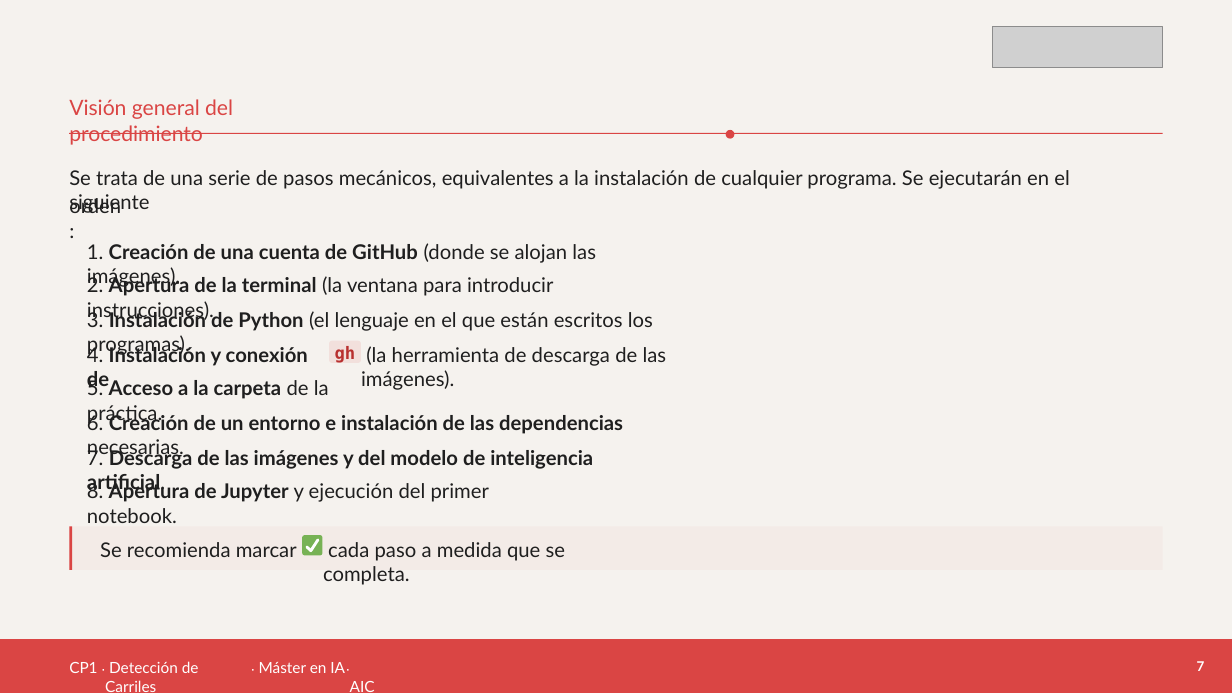
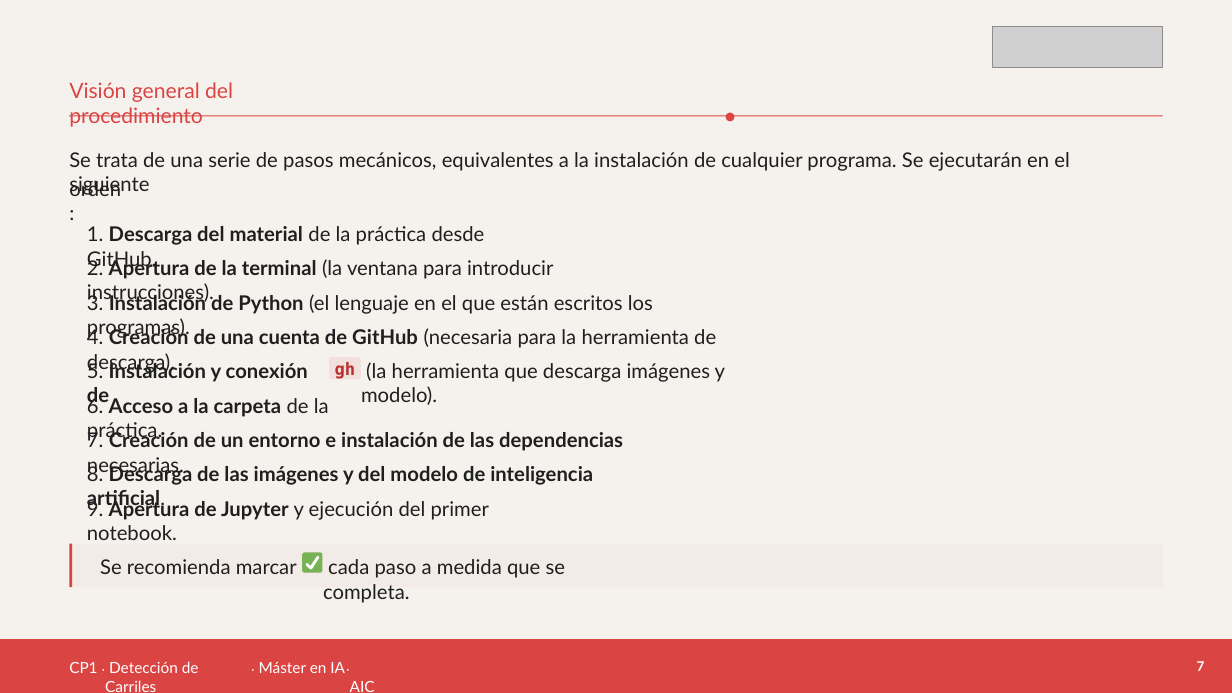
Before and after one commit to codx-digital/master-ia-practicas, a slide deck: slide 7 of CP1-carriles/rendered/CP1-dosier-alumno.pptx. Drawn at 1232x693 pixels with LibreOffice and Linux fonts; fonts in the diff are those of the drawing; grey boxes stand for pictures. Boxes give left, top, right and bottom in pixels: in the first picture for what was removed or moved away, otherwise in the second. Text is boxed around its words. In the diff, an @@ line names an element or a change of style, - is before the commit and + after.

```diff
--- a/CP1-carriles/rendered/CP1-dosier-alumno.pptx
+++ b/CP1-carriles/rendered/CP1-dosier-alumno.pptx
@@ 4 texts, 2 freeform shapes: place and size @@
-4 texts, 2 freeform shapes at [69, 99, 1163, 331]
+4 texts, 2 freeform shapes at [69, 82, 1163, 314]
@@ text added at [87, 226, 485, 270], 15.8 pt, text #1F1F1F @@
+1. Descarga del material de la práctica desde GitHub.
@@ text "2. Apertura de la terminal ...": place and size @@
-text "2. Apertura de la terminal ..." at [87, 275, 553, 296]
+text "2. Apertura de la terminal ..." at [87, 257, 553, 279]
@@ text at [87, 327, 716, 348]: text changed @@
-1. Creación de una cuenta de GitHub (donde se alojan las imágenes).
+4. Creación de una cuenta de GitHub (necesaria para la herramienta de descarga).
@@ text at [87, 360, 308, 407]: text changed @@
-4. Instalación y conexión de
+5. Instalación y conexión de
@@ text at [361, 362, 725, 405]: text changed @@
-(la herramienta de descarga de las imágenes).
+(la herramienta que descarga imágenes y modelo).
@@ text at [87, 395, 329, 441]: text changed @@
-5. Acceso a la carpeta de la práctica.
+6. Acceso a la carpeta de la práctica.
@@ text at [87, 430, 623, 451]: text changed @@
-6. Creación de un entorno e instalación de las dependencias necesarias.
+7. Creación de un entorno e instalación de las dependencias necesarias.
@@ text at [87, 463, 593, 485]: text changed @@
-7. Descarga de las imágenes y del modelo de inteligencia artificial.
+8. Descarga de las imágenes y del modelo de inteligencia artificial.
@@ text at [87, 498, 489, 540]: text changed @@
-8. Apertura de Jupyter y ejecución del primer notebook.
+9. Apertura de Jupyter y ejecución del primer notebook.
@@ 2 texts, 1 freeform shape: place and size @@
-2 texts, 1 freeform shape at [100, 535, 565, 585]
+2 texts, 1 freeform shape at [100, 553, 565, 603]
@@ 4 freeform shapes, 1 text: place and size @@
-4 freeform shapes, 1 text at [69, 341, 1163, 570]
+4 freeform shapes, 1 text at [69, 357, 1163, 588]
```
Also in this commit, not shown: 28 other slides changed, 1 slide added, 3 other files.
